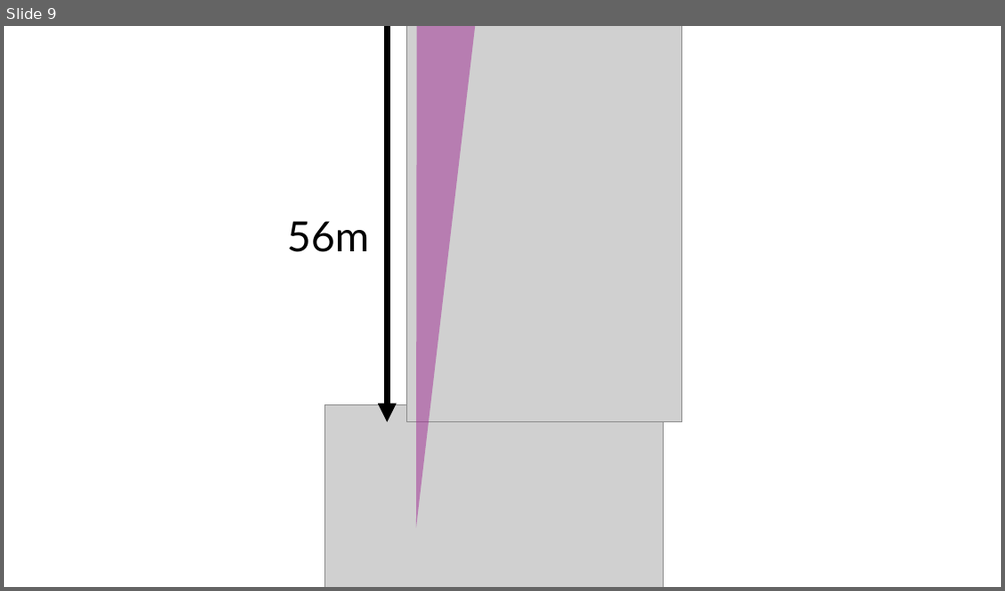
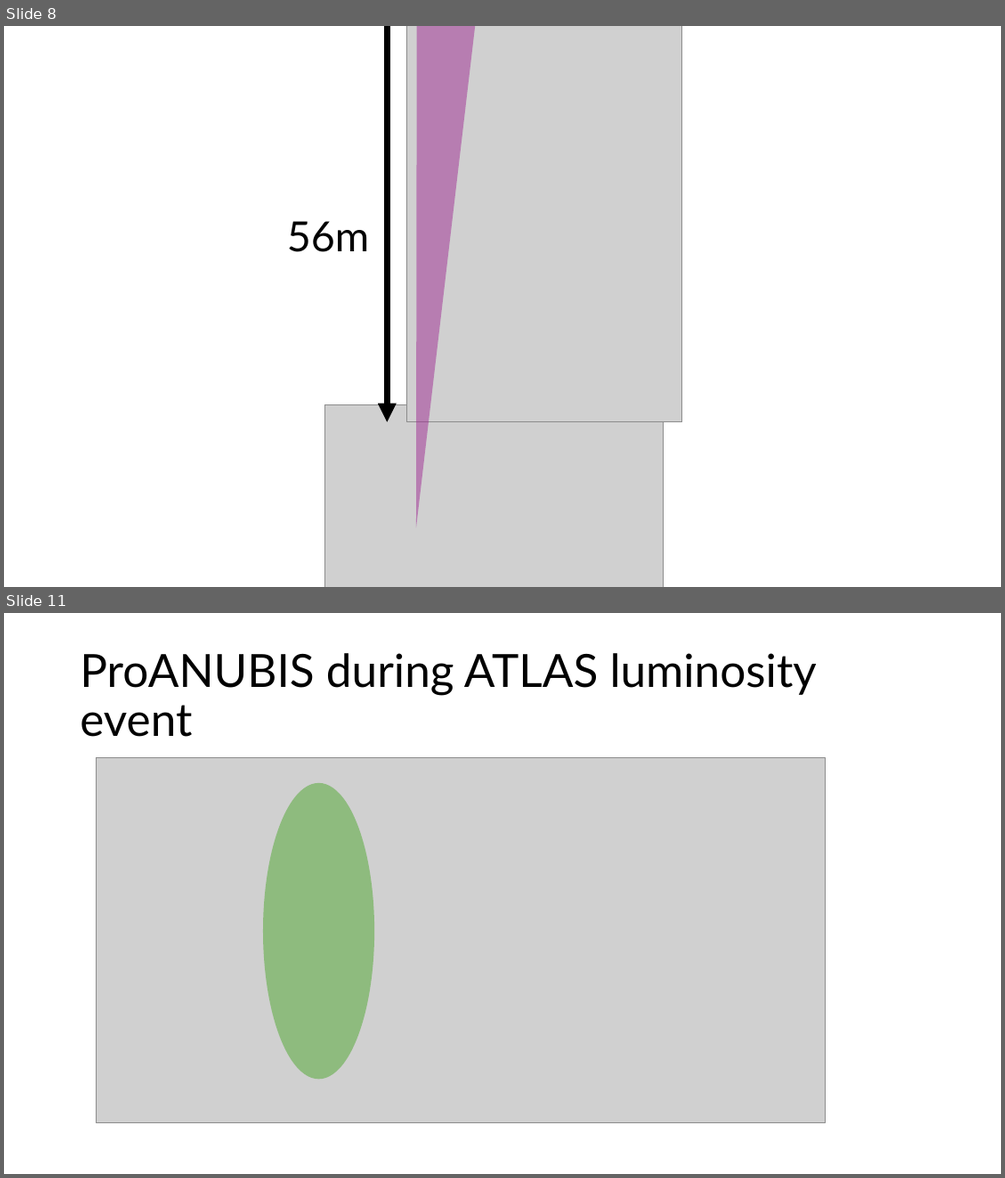
Before and after one commit to PatrickC12/ProAnubisReconstruction, a slide deck: ProAnubis_CERN/Investigations/Pictures.pptx. Shown one above the other, each under a label of ours: slide 9 before the commit, slides 8 and 11 after it; the slides between them are not shown. The pictures are 1005x591 and 1005x1178 pixels, drawn with LibreOffice and Linux fonts; fonts in the diff are those of the drawing; grey boxes stand for pictures. Boxes give left, top, right and bottom in pixels: in the first picture for what was removed or moved away, otherwise in the second. Text is boxed around its words. In the diff, an @@ line names an element or a change of style, - is before the commit and + after.

Commit message:
New ProANUBIS data from early April, following LHC luminosity tests

```diff
--- a/ProAnubis_CERN/Investigations/Pictures.pptx
+++ b/ProAnubis_CERN/Investigations/Pictures.pptx
@@ slide 11 added at bbox=[4, 613, 1001, 1174], background #FFFFFF @@
@@ title added at bbox=[80, 653, 817, 737], 44 pt, text #000000 @@
+ProANUBIS during ATLAS luminosity event
@@ picture added at bbox=[96, 758, 825, 1123] @@
@@ ellipse added at bbox=[263, 783, 374, 1078], fill #4EA72E at 50% opacity @@
@@ what was slide 9 is now slide 8 @@
```
Also in this commit, not shown: 2 slides changed, 7 other slides added, 8 other files.
